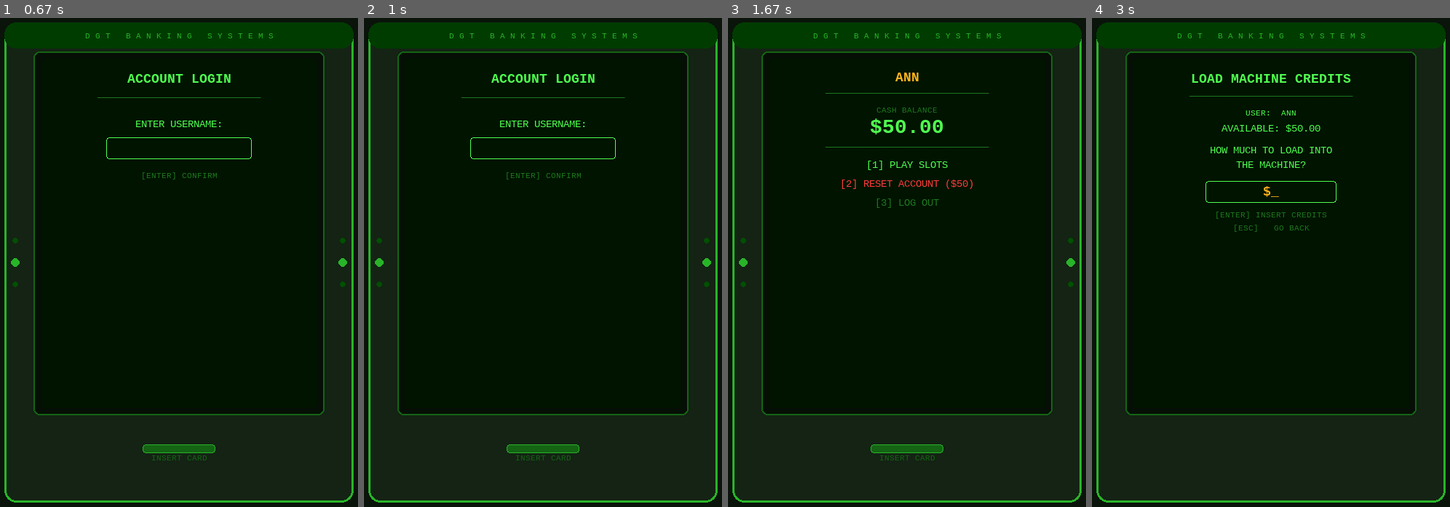
Above: before the commit, frames 1-4 (left to right).
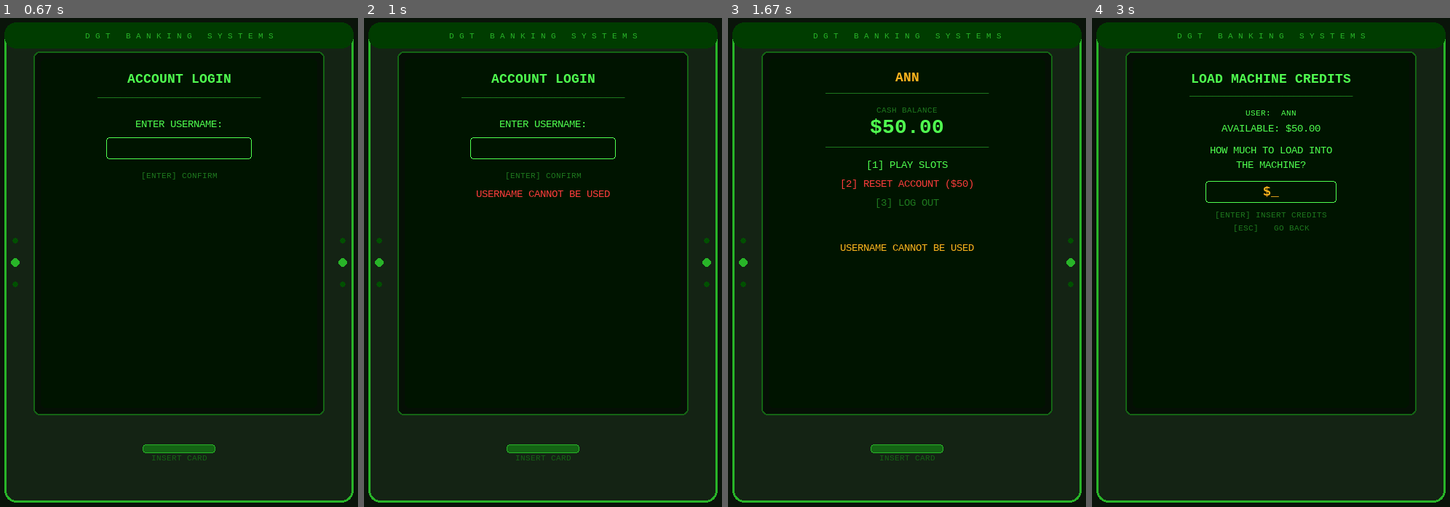
Above: after the commit, the same moments.

Repository: jonorose55-crypto/pygame-internal
Game: pygame game, started from Lucky7sDGT.py
Two runs of this game, one before a commit and one after it. Both use one fixed random seed, a clock stepped at 60 frames per second and the inputs below.
Inputs (mouse positions are in pixels of both pictures, inside the frame that each line leads up to):
- Up to frame 1 (0.67 s): tap Enter at 0.33 s
- Up to frame 2 (1 s): tap Enter at 0.67 s
- Up to frame 3 (1.67 s): type "ann" at 1 s; tap Enter at 1.33, 1.62 s; move the mouse to (914, 91) at 1.58 s
- Up to frame 4 (3 s): tap Enter at 1.92 s; tap 1 at 2.93 s

Frame 1 is identical in both runs. In frame 2, 0.2% of the frame differs, in the area x 31-69%, y 35-37%; in frame 3, 0.2%; in frame 4, nothing differs.

Commit message:
Warning for boundary username input.

Diff:
--- a/Lucky7sDGT.py
+++ b/Lucky7sDGT.py
@@ -403,7 +403,9 @@
         if self.state == "username":
             if k == pygame.K_RETURN:
                 u = self.input_buf.strip().upper()
-                if not u: return
+                if not u or not u.isalnum() or len(u) < 3:
+                    self.set_msg("USERNAME CANNOT BE USED")
+                    return
                 self.username = u
                 if u not in self.accounts:
                     self.accounts[u] = {"cash": 50.0}
